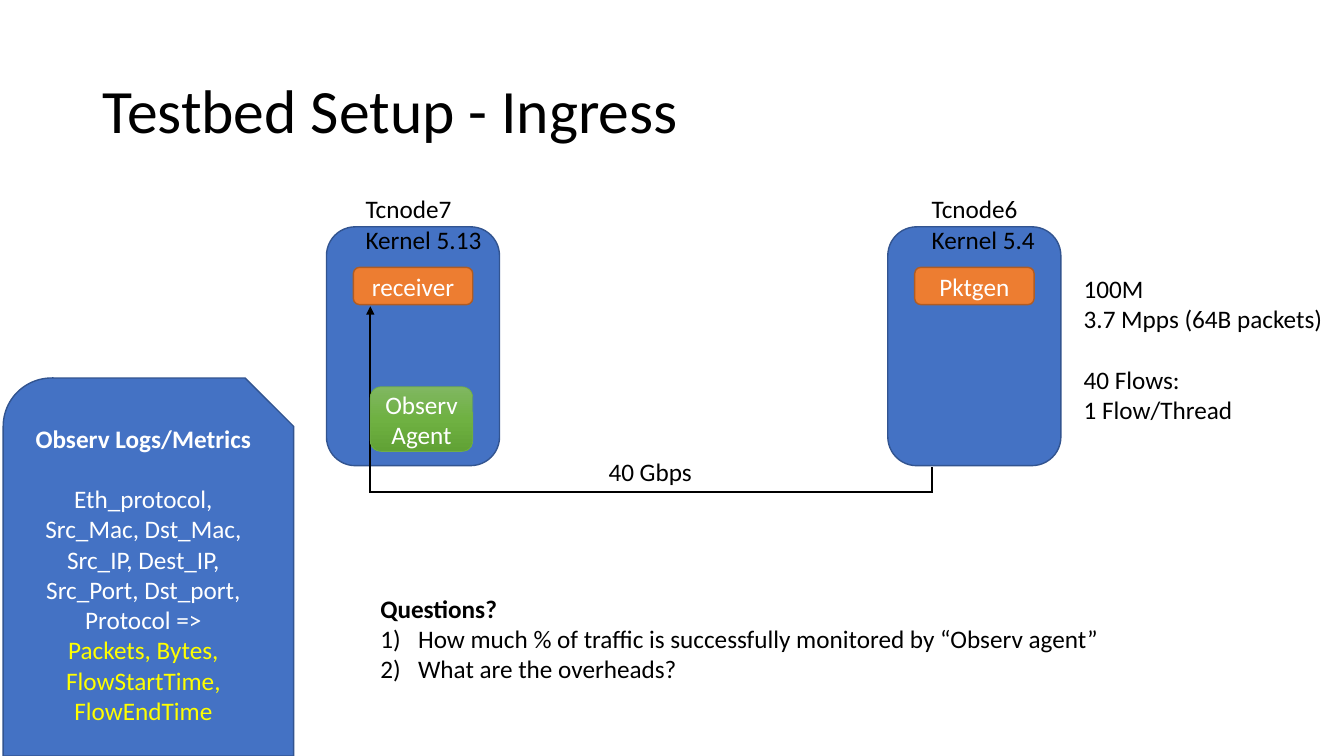
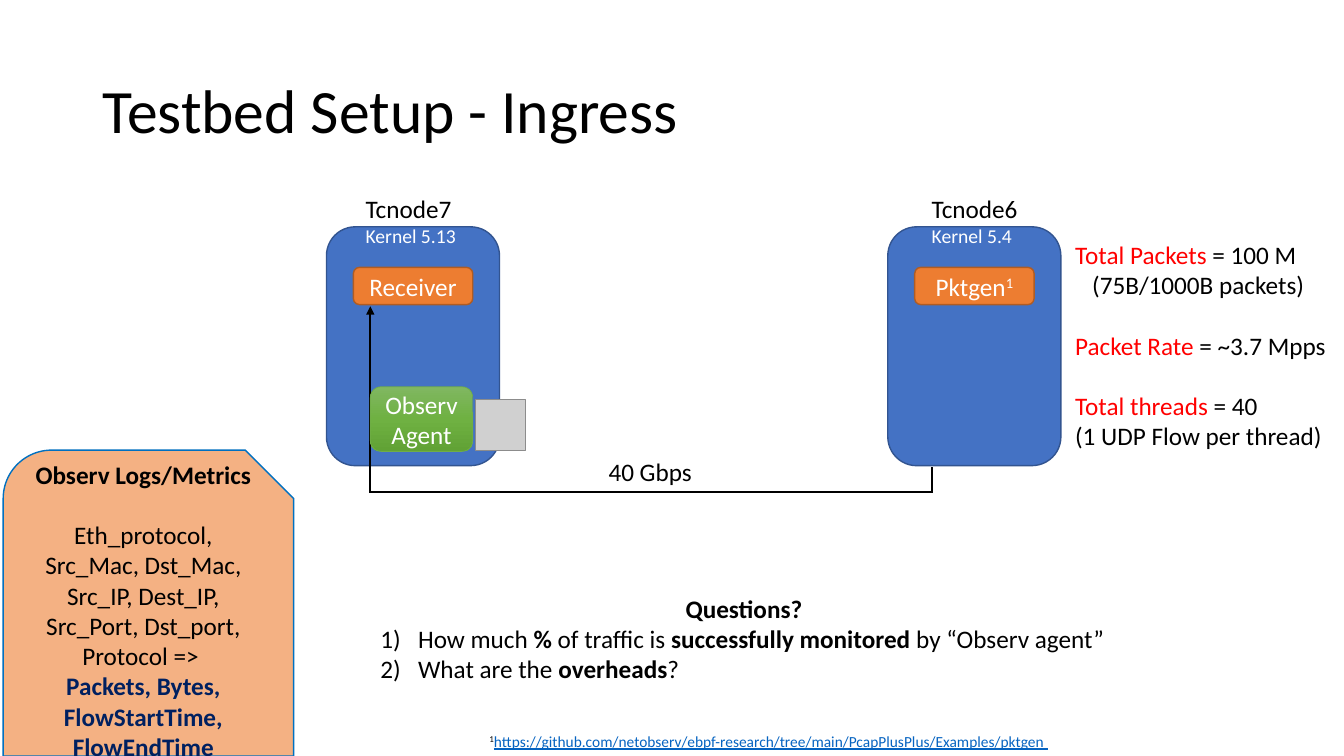
Before and after one commit to netobserv/netobserv-ebpf-agent, a slide deck: slide 2 of docs/measurements.pptx. Drawn at 1344x756 pixels with LibreOffice and Linux fonts; fonts in the diff are those of the drawing; grey boxes stand for pictures. Boxes give left, top, right and bottom in pixels: in the first picture for what was removed or moved away, otherwise in the second. Text is boxed around its words. In the diff, an @@ line names an element or a change of style, - is before the commit and + after.

```diff
--- a/docs/measurements.pptx
+++ b/docs/measurements.pptx
@@ text at box(366, 229, 456, 243): size 18 to 14 pt, text colour #000000 to #FFFFFF in "Kernel 5.13" @@
@@ text at box(932, 229, 1012, 243): size 18 to 14 pt, text colour #000000 to #FFFFFF in "Kernel 5.4" @@
@@ text at box(1075, 246, 1326, 449): text changed @@
-100M
-3.7 Mpps (64B packets)
-40 Flows:
-1 Flow/Thread
+Total Packets = 100 M
+(75B/1000B packets)
+Packet Rate = ~3.7 Mpps
+Total threads = 40
+(1 UDP Flow per thread)
@@ text in rounded rectangle at box(369, 278, 456, 296): text changed @@
-receiver
+Receiver
@@ text in rounded rectangle at box(939, 278, 1009, 301): text changed @@
-Pktgen
+Pktgen1
@@ picture added at box(476, 400, 526, 451) @@
@@ snip round rect "Observ Logs/Metrics": place and size @@
-snip round rect "Observ Logs/Metrics" at box(3, 378, 293, 756)
+snip round rect "Observ Logs/Metrics" at box(3, 451, 293, 756)
@@ snip round rect "Observ Logs/Metrics" at box(3, 451, 293, 756): text colour #FFFFFF to #000000 in "Observ Logs/Metrics", "Eth_protocol, Src_Mac, Dst_Mac, Src_IP, Dest_IP, Src_Port, D ..."; text colour #FFFF00 to #002060, letter outline #FFFFFF 0.75 pt to none, bold on in "Packets, Bytes, FlowStartTime, FlowEndTime"; fill #4472C4 to #F4B183; outline #325491 1 pt to #0070C0 1 pt @@
@@ text "Questions?" at box(418, 600, 1104, 679): bold on in "% successfully monitored", "overheads?"; alignment left to centre @@
@@ text added at box(494, 736, 1044, 750), 11 pt, text #0563C1, underline @@
+1https://github.com/netobserv/ebpf-research/tree/main/PcapPlusPlus/Examples/pktgen
```
Also in this commit, not shown: 4 other slides changed.
